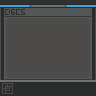
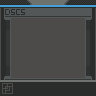
Layered file, before and after one edit (96x96). Changes by layer:
added layer "top.split.banner" in group "top.banners" over (27, 0, 69, 5)
hid "split.banner" over (29, 5, 67, 7)
added layer "side.grates.blank" above "radiation.main" over (6, 30, 90, 66)
showed "radiation.main" over (4, 18, 92, 78)
added layer "top.detail" above "Background" over (29, 0, 67, 4)
